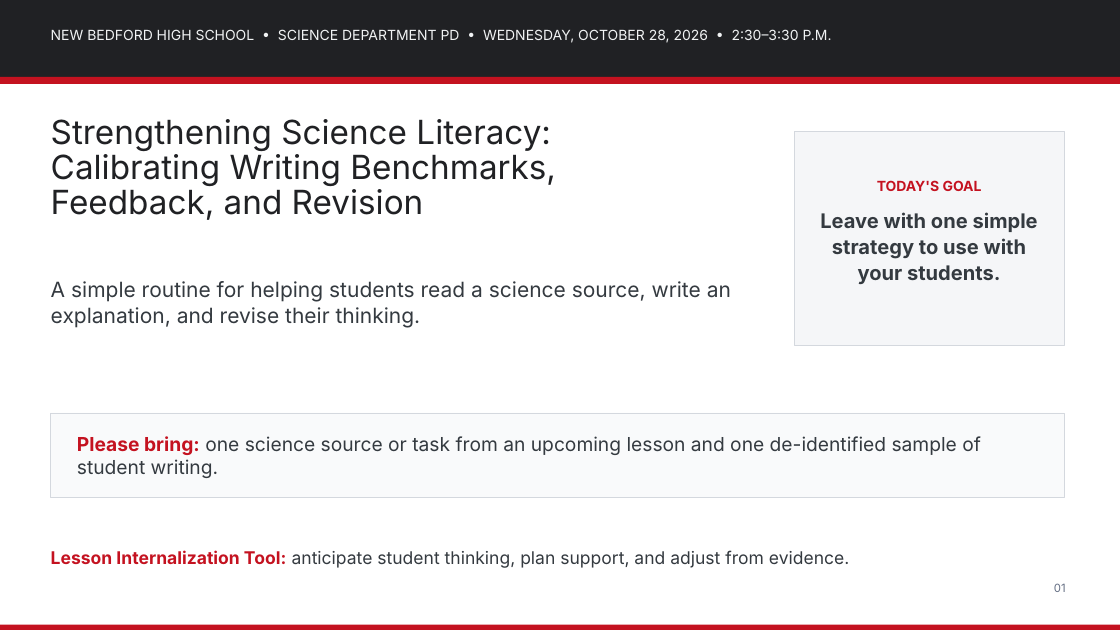
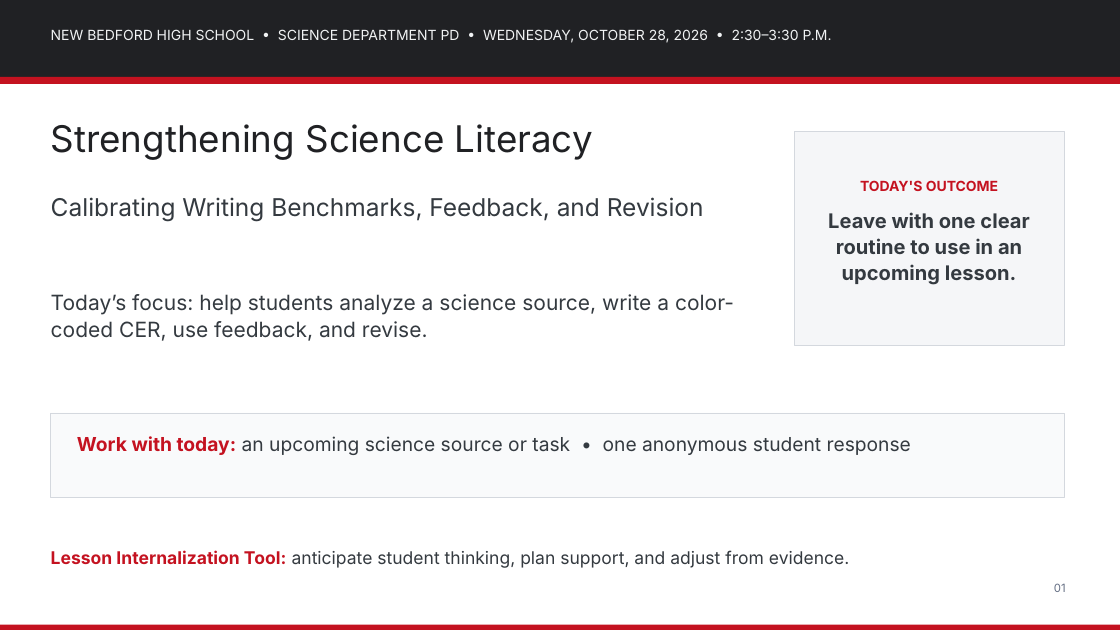
Before and after one commit to nbhs-science/nbhs-science, a slide deck: slide 1 of assets/plc/2026-10-28_Science_Department_PD_Strengthening_Science_Literacy.pptx. Drawn at 1120x630 pixels with LibreOffice and Linux fonts; fonts in the diff are those of the drawing. Boxes give left, top, right and bottom in pixels: in the first picture for what was removed or moved away, otherwise in the second. Text is boxed around its words. In the diff, an @@ line names an element or a change of style, - is before the commit and + after.

Commit message:
Refine Oct. 28 PD slides
Simplify all slides, add clearer teacher-facing wording, and retain the correct CER color key.

```diff
--- a/assets/plc/2026-10-28_Science_Department_PD_Strengthening_Science_Literacy.pptx
+++ b/assets/plc/2026-10-28_Science_Department_PD_Strengthening_Science_Literacy.pptx
@@ text added at [51,124,593,160], 42 pt, text #202124 @@
+Strengthening Science Literacy
@@ text at [51,197,704,222]: text changed; size 38 to 28 pt; text colour #202124 to #343A40 @@
-Strengthening Science Literacy:
-Calibrating Writing Benchmarks,
-Feedback, and Revision
+Calibrating Writing Benchmarks, Feedback, and Revision
@@ text at [828,180,1029,285]: text changed @@
-TODAY'S GOAL
-Leave with one simple strategy to use with your students.
+TODAY'S OUTCOME
+Leave with one clear routine to use in an upcoming lesson.
@@ text at [51,294,734,341]: text changed @@
-A simple routine for helping students read a science source, write an explanation, and revise their thinking.
+Today’s focus: help students analyze a science source, write a color-coded CER, use feedback, and revise.
@@ text at [77,436,911,455]: text changed @@
-Please bring: one science source or task from an upcoming lesson and one de-identified sample of student writing.
+Work with today: an upcoming science source or task • one anonymous student response
```
Also in this commit, not shown: 8 other slides changed.
